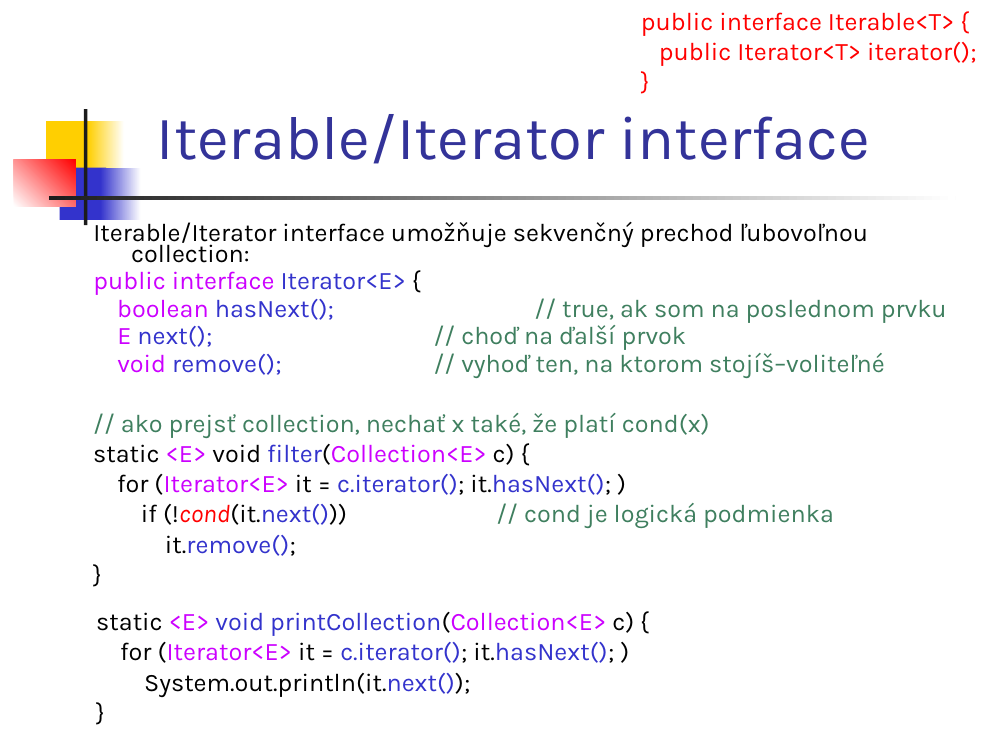
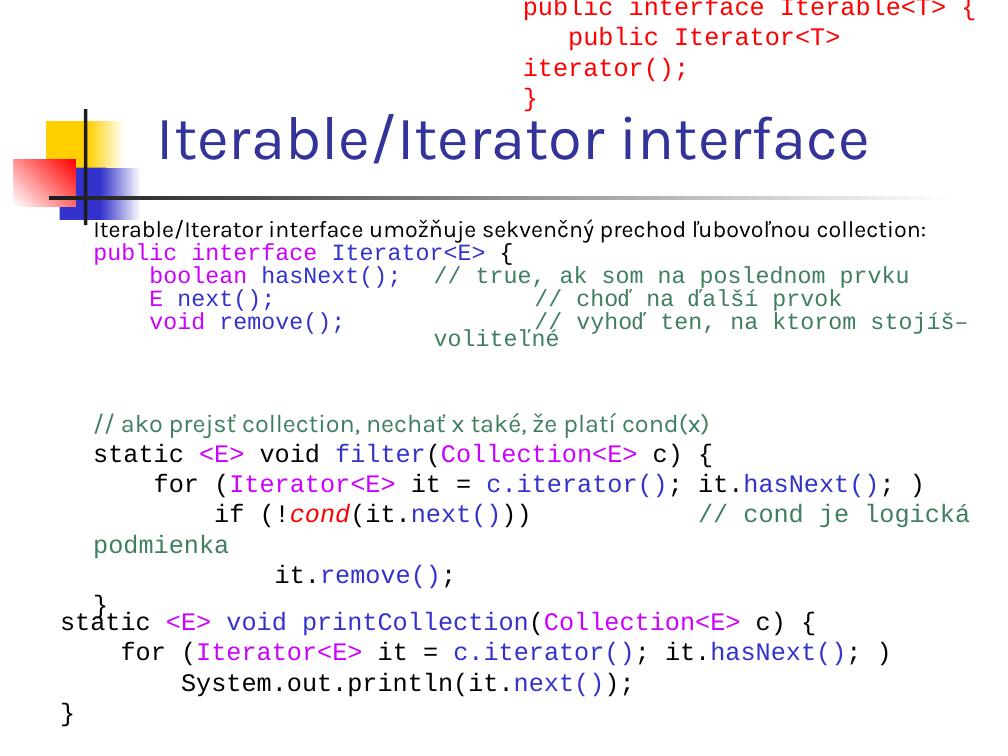
Before and after one commit to Programovanie4/Prednasky, a slide deck: slide 5 of 06/06_java.ppt. Drawn at 1008x756 pixels with LibreOffice and Linux fonts; fonts in the diff are those of the drawing. Boxes give left, top, right and bottom in pixels: in the first picture for what was removed or moved away, otherwise in the second. Text is boxed around its words. In the diff, an @@ line names an element or a change of style, - is before the commit and + after.

```diff
--- a/06/06_java.ppt
+++ b/06/06_java.ppt
@@ text "public interface Iterable<T> {" at box(523, 0, 946, 82): font Karla to Courier New @@
@@ text "public interface Iterable<T> {": place and size @@
-text "public interface Iterable<T> {" at box(641, 12, 977, 66)
+text "public interface Iterable<T> {" at box(523, 0, 946, 82)
@@ text at box(93, 217, 927, 313): size 18 to 16.6 pt in "Iterable/Iterator interface umožňuje sekvenčný prechod ľubov ...", "public interface Iterator<E> {", "boolean hasNext(); // true, ak som na ...", "E next(); // choď na ďalší prvok"; font Karla to Courier New in "public interface Iterator<E> {", "boolean hasNext(); // true, ak som na ...", "E next(); // choď na ďalší prvok"; line spacing 0.7 to 0.6 @@
@@ text at box(149, 313, 968, 346): text changed; size 18 to 16.6 pt; font Karla to Courier New @@
-void remove(); // vyhoď ten, na ktorom stojíš–voliteľné
+void remove(); // vyhoď ten, na ktorom stojíš– voliteľné
@@ text at box(93, 443, 970, 589): font Karla to Courier New in "static <E> void filter(Collection<E> c) {", "for (Iterator<E> it = c.iterator(); it.hasNext(); )", "if (!cond(it.next())) // cond je logická podmienka", "it.remove();" and 1 more places @@
@@ text "static <E> void printCollection(Collection<E> c) ...": place and size @@
-text "static <E> void printCollection(Collection<E> c) ..." at box(96, 612, 634, 697)
+text "static <E> void printCollection(Collection<E> c) ..." at box(60, 612, 862, 697)
@@ text "static <E> void printCollection(Collection<E> c) ..." at box(60, 612, 862, 697): font Karla to Courier New @@
```
Also in this commit, not shown: 13 other slides changed, 6 slides added, 3 other files.
